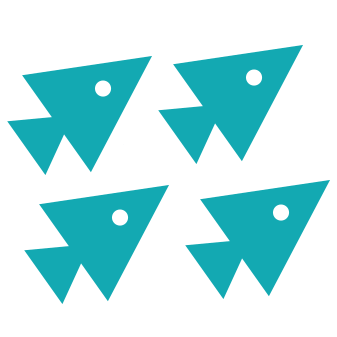
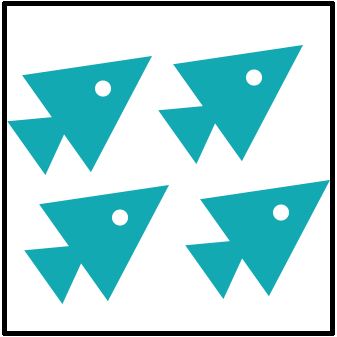
Layers edited between the first and the second 337 x 337 image:
added layer "Layer copy" above "Layer" over [2,1,335,336]
